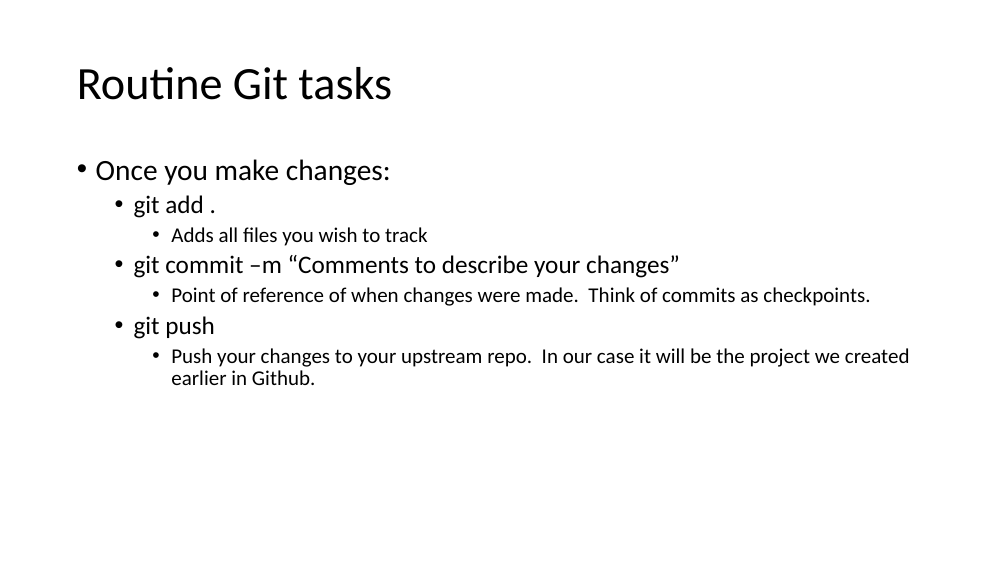
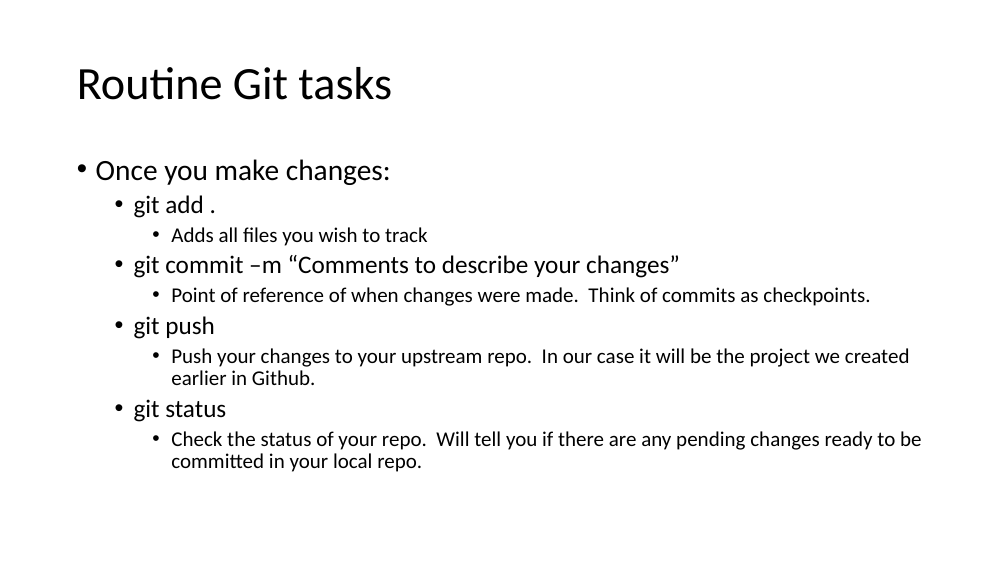
Before and after one commit to spirrello/devshow, a slide deck: slide 5 of Git101.pptx. Drawn at 1008x567 pixels with LibreOffice and Linux fonts; fonts in the diff are those of the drawing. Boxes give left, top, right and bottom in pixels: in the first picture for what was removed or moved away, otherwise in the second. Text is boxed around its words. In the diff, an @@ line names an element or a change of style, - is before the commit and + after.

```diff
--- a/Git101.pptx
+++ b/Git101.pptx
@@ text at (x1=134, y1=399, x2=921, y2=472): paragraphs added @@
+  • git status
+    • Check the status of your repo. Will tell you if there are any pending changes ready to be committed in your local repo.
```
Also in this commit, not shown: 1 other file.
